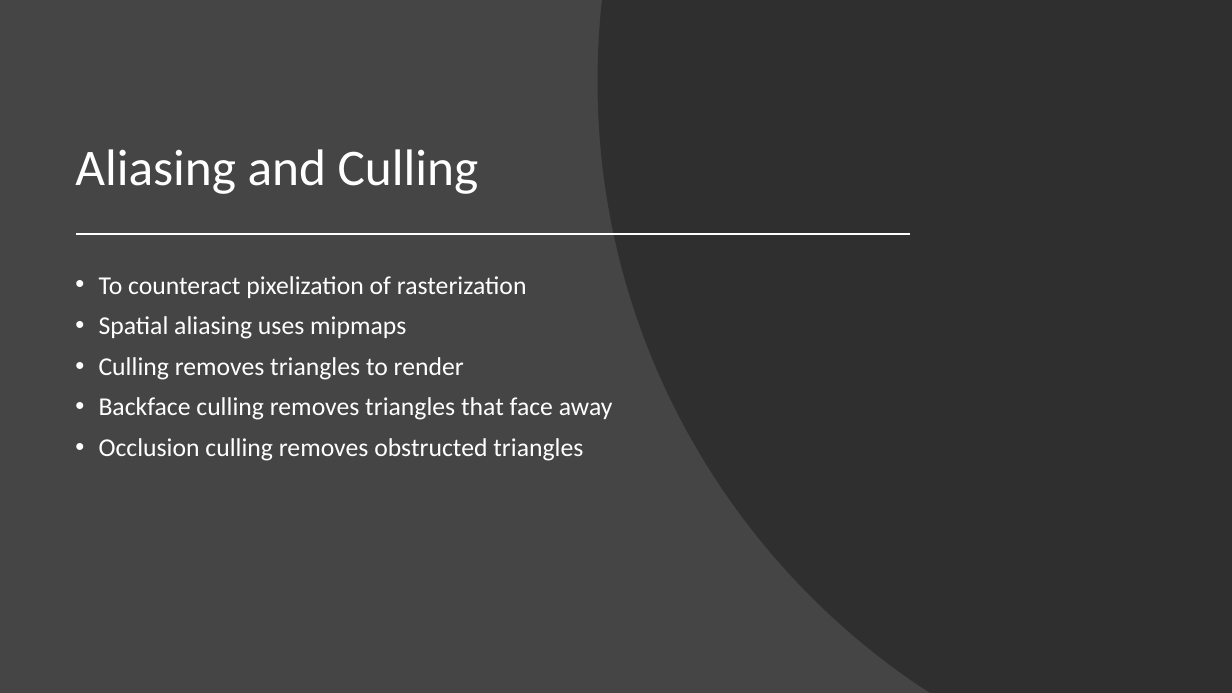
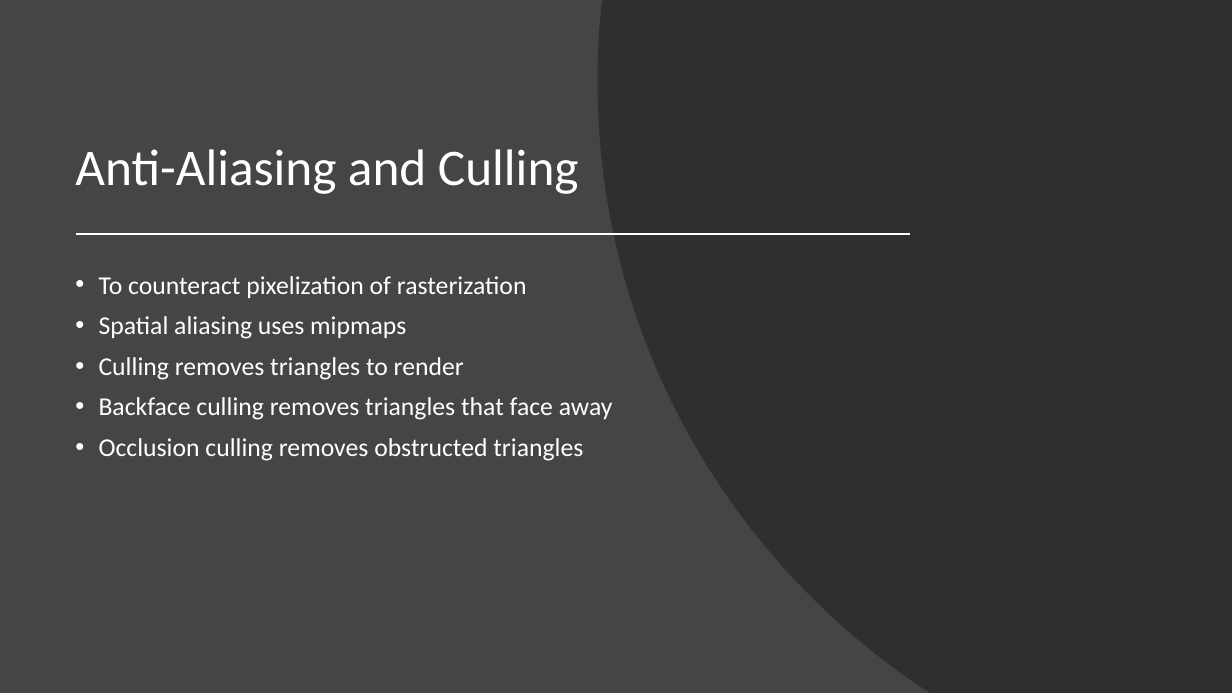
Before and after one commit to beck-peterson/cg2, a slide deck: slide 10 of Computer Graphics Chapter 7 Presentation.pptx (slide 11 before the commit). Drawn at 1232x693 pixels with LibreOffice and Linux fonts; fonts in the diff are those of the drawing. Boxes give left, top, right and bottom in pixels: in the first picture for what was removed or moved away, otherwise in the second. Text is boxed around its words. In the diff, an @@ line names an element or a change of style, - is before the commit and + after.

Commit message:
Finished presentation

```diff
--- a/Computer Graphics Chapter 7 Presentation.pptx
+++ b/Computer Graphics Chapter 7 Presentation.pptx
@@ title at (x1=75, y1=149, x2=579, y2=194): text changed @@
-Aliasing and Culling
+Anti-Aliasing and Culling
```
Also in this commit, not shown: 1 other slide changed, 1 slide removed, 1 other file.
